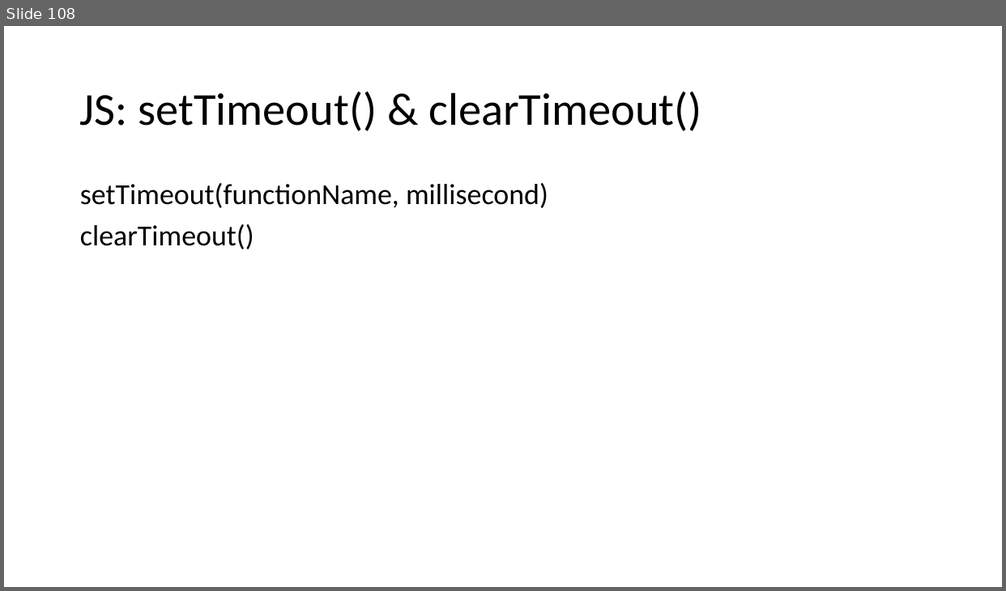
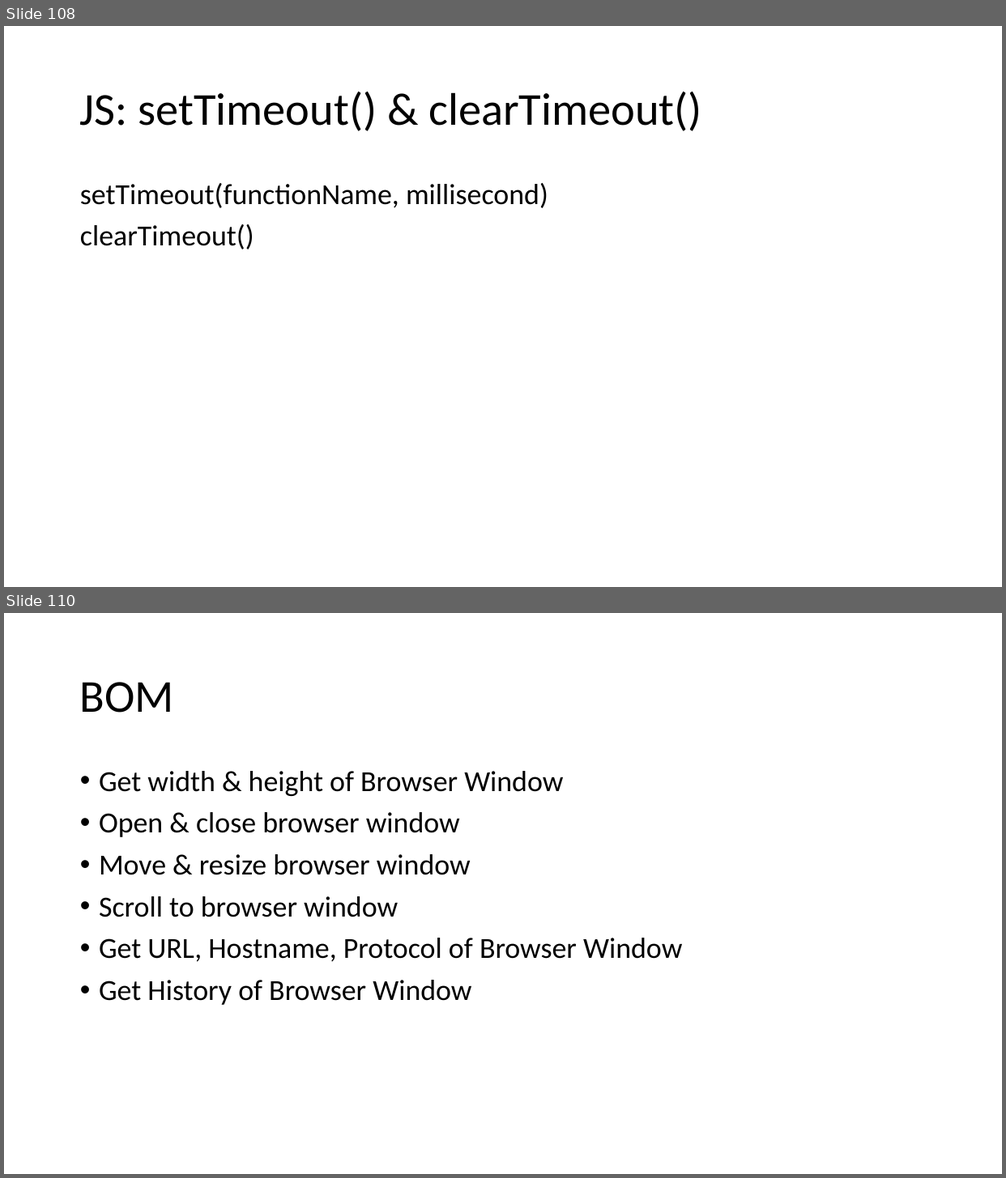
Before and after one commit to PiyushChaturvedii/Batch04, a slide deck: JavaScript.pptx. Shown one above the other, each under a label of ours: slide 108 before the commit, slides 108 and 110 after it; the slides between them are not shown. The pictures are 1006x591 and 1006x1178 pixels, drawn with LibreOffice and Linux fonts; fonts in the diff are those of the drawing. Boxes give left, top, right and bottom in pixels: in the first picture for what was removed or moved away, otherwise in the second. Text is boxed around its words. In the diff, an @@ line names an element or a change of style, - is before the commit and + after.

```diff
--- a/JavaScript.pptx
+++ b/JavaScript.pptx
@@ slide 110 added at box(4, 613, 1002, 1174), background #FFFFFF @@
@@ title added at box(80, 682, 174, 713), 44 pt, text #000000 @@
+BOM
@@ text added at box(99, 771, 682, 1005), 28 pt, text #000000 @@
+• Get width & height of Browser Window
+• Open & close browser window
+• Move & resize browser window
+• Scroll to browser window
+• Get URL, Hostname, Protocol of Browser Window
+• Get History of Browser Window
```
Also in this commit, not shown: 4 other slides added, 3 other files.
